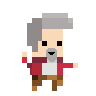
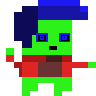
Comparing the layer stacks of the two 96x96 images. Changes:
painted on "Ebene 1" over [6, 0, 96, 96]
removed layer "Hintergrund" over [6, 0, 96, 96]
